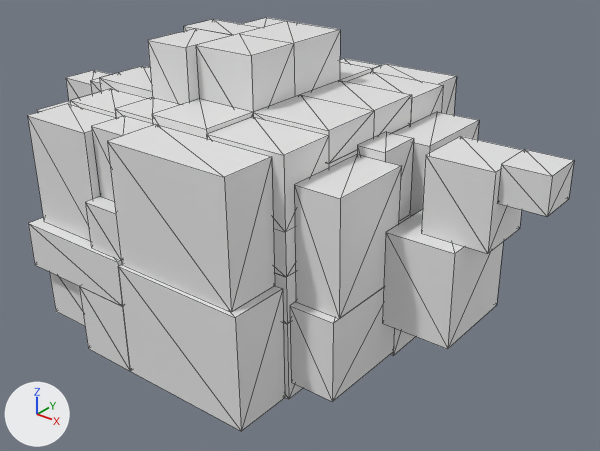
What one commit did to the OBJ model meshes/3d/simple/teapot/teapot_cage.obj.
The view is the same before and after, from a 50 mm camera at (5.8, -6.48, 5.15) aimed at (0.55, 0.09, 1.09). Every picture has the same lights, and +X, +Y and +Z are marked at lower left. Mesh edges are drawn as thin lines. Where no turn or scale is listed for an object, it has been applied to the vertices.

The first picture shows 'teapot_cage'.
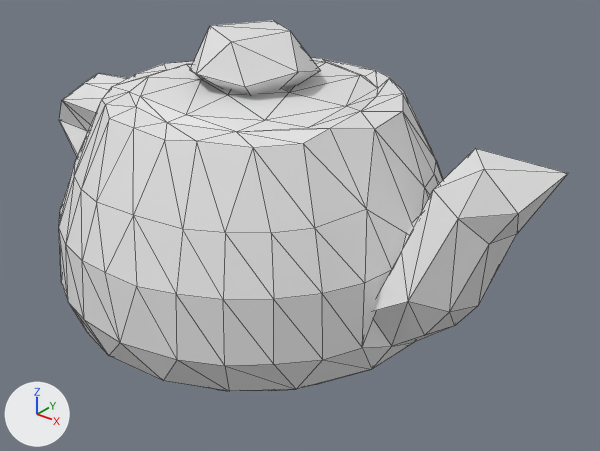
Location of each change, [x1, y1, x2, y2] in pixels of the pictures (600 x 451 px):
'teapot_cage', reshaped (7% narrower, 10% shorter): before [27, 18, 574, 431]; after [59, 20, 568, 391]
part 1 of me_teapot_cage, rebuilt (21% wider): before [37, 18, 457, 400]; after [59, 20, 568, 391]
part 2 of me_teapot_cage, deleted: before [27, 70, 574, 431]

What the commit changed:
me_teapot_cage is used by ob_teapot_cage; location (0.0, 0.0, 0.0).
me_teapot_cage had 566 vertices, 1274 faces and spanned x -3.03..3.46, y -2.01..2.01, z -0.04..3.18.
me_teapot_cage now has 250 vertices, 500 faces and spans x -3.21..3.41, y -2.26..2.26, z -0.25..3.24.
me_teapot_cage part 1: the loose piece of 415 vertices spanning x -2.02..1.57, y -1.37..2.01, z -0.04..3.18 is rebuilt with 250 vertices and now spans x -3.21..3.41, y -2.26..2.26, z -0.25..3.24.
me_teapot_cage part 2: 9 loose pieces with 151 vertices, spanning x -3.03..3.46, y -2.01..1.33, z 0.01..2.55, are deleted.
